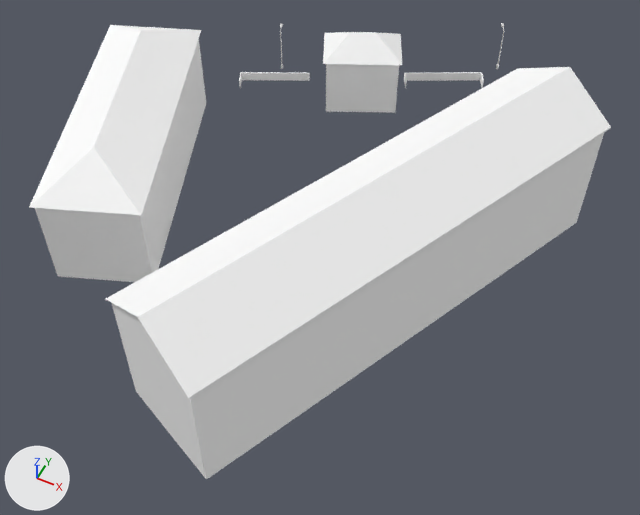
Renders of the glTF model cities/arlov-borggatan/pack/tiles/c-11_-4.glb from each side of a commit.
One viewpoint serves both versions: a 50 mm camera at (-586.3, -287.0, 72.2) aimed at (-614.4, -230.8, 1.9). Lighting does not change. The marker at lower left points along +X, +Y and +Z. The picture after the commit comes second. Where no turn or scale is listed for an object, it has been applied to the vertices. Vertices at exactly the same position are counted once.

Names of what the first picture shows: 'SM_Building_w365339616', 'SM_Building_w89610447', 'SM_Building_w89610459', 'SM_Street_Furniture_-11_-4', 'SM_Wall_Fence_-11_-4'.
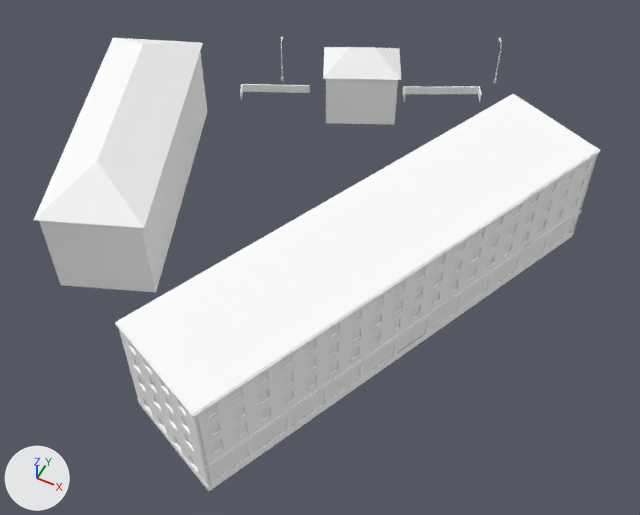
Location of each change, [x1, y1, x2, y2] in pixels of the pictures (640 x 515 px; the box of a moved part takes in the faces that stretch with it):
'SM_Building_w89610447', reshaped, moved, rescaled (70% narrower, 44% shorter)
    before: [29, 25, 611, 480]
    after: [34, 38, 208, 292]
'SM_Custom_w89610459', added
    after: [115, 94, 600, 491]
    faces in mat_m_roof_flat_gravel (white #ffffff): [117, 94, 599, 414]
    faces in mat_m_wall_plaster_rose_upper (white #ffffff): [118, 151, 597, 490]
    faces in mat_m_window_pane (white #ffffff): [131, 162, 588, 479]
    faces in mat_m_wall_plaster_rose_ground (white #ffffff): [130, 161, 589, 480]
    faces in mat_m_wall_brick_brown_blank (white #ffffff): [115, 95, 600, 418]
'SM_Building_w89610459', deleted
    before: [112, 69, 604, 476]
    faces in mat_m_wall_plaster_rose_upper (white #ffffff): [112, 116, 604, 454]
    faces in mat_m_wall_plaster_rose_ground (white #ffffff): [129, 194, 585, 476]
    faces in mat_m_wall_plaster_rose_blank (white #ffffff): [116, 69, 519, 367]
'SM_Building_w365339616', reshaped, moved, rescaled (65% wider, 235% taller)
    before: [323, 32, 402, 111]
    after: [323, 47, 454, 314]
'SM_Wall_Fence_-11_-4', moved
    before: [239, 72, 484, 88]
    after: [240, 84, 481, 102]
'SM_Street_Furniture_-11_-4', moved
    before: [280, 23, 504, 69]
    after: [281, 36, 502, 83]
part 1 of me_sm_building_w89610447, moved or reshaped
    before: [35, 39, 206, 280]
    after: [39, 53, 208, 292]
part 2 of me_sm_building_w89610447, moved or reshaped
    before: [29, 25, 201, 215]
    after: [34, 38, 203, 228]
part 3 of me_sm_building_w89610447, deleted
    before: [105, 67, 611, 399]
part 4 of me_sm_building_w89610447, deleted
    before: [136, 220, 577, 480]
part 5 of me_sm_building_w89610447, deleted
    before: [326, 110, 396, 113]
part 6 of me_sm_building_w89610447, deleted
    before: [57, 102, 206, 282]
part 7 of me_sm_building_w365339616, moved or reshaped
    before: [326, 64, 399, 111]
    after: [326, 79, 398, 125]
part 8 of me_sm_building_w365339616, moved or reshaped
    before: [323, 32, 402, 65]
    after: [323, 47, 401, 80]

The change, as a list of edits to the scene's bpy script:
```text
Change me_sm_building_w89610447:
    used by ob_sm_building_w89610447; location = (-620.2, -229.1, 10.2); scale = (29.6, 29.6, 29.6)
    remove me_sm_building_w89610447.from_pydata(...)  # 52 vertices, 54 faces; spans x -0.99..0.99, y -1.0..1.0, z -0.31..0.31
    add me_sm_building_w89610447.from_pydata(...)  # 18 vertices, 22 faces; spans x -0.65..0.65, y -1.0..1.0, z -0.41..0.41
    me_sm_building_w89610447 part 1: the loose piece of 12 vertices spanning x -0.97..-0.28, y -0.53..0.54, z -0.29..0.06 is scaled about its middle by 1.81, then moved by (0.63, 0.0, 0.02)
    me_sm_building_w89610447 part 2: the loose piece of 6 vertices spanning x -0.99..-0.27, y -0.55..0.56, z 0.05..0.16 is scaled about its middle by 1.81, then moved by (0.63, 0.0, 0.21)
    me_sm_building_w89610447 part 3: the loose piece of 10 vertices spanning x -0.08..0.99, y -1.0..0.7, z 0.17..0.31 is deleted
    me_sm_building_w89610447 part 4: the loose piece of 8 vertices spanning x -0.07..0.97, y -0.99..0.69, z -0.28..-0.26 is deleted
    me_sm_building_w89610447 part 5: the loose piece of 8 vertices spanning x -0.24..0.11, y 0.7..1.0, z -0.29..-0.28 is deleted
    me_sm_building_w89610447 part 6: the loose piece of 8 vertices spanning x -0.97..-0.28, y -0.53..0.54, z -0.31..-0.29 is deleted
    remove me_sm_building_w89610447.materials.append(mat_m_concrete)  # white #ffffff
Change me_sm_building_w365339616:
    used by ob_sm_building_w365339616; location = (-622.0, -204.0, 6.6); scale = (5.6, 5.6, 5.6)
    remove me_sm_building_w365339616.from_pydata(...)  # 14 vertices, 14 faces; spans x -1.0..1.0, y -0.87..0.87, z -0.85..0.85
    add me_sm_building_w365339616.from_pydata(...)  # 18 vertices, 16 faces; spans x -0.82..0.82, y -1.0..1.0, z -0.27..0.27
    me_sm_building_w365339616 part 7: the loose piece of 8 vertices spanning x -0.92..0.92, y -0.79..0.79, z -0.85..0.48 is scaled about its middle by 0.324, then moved by (-0.5, 0.72, 0.12)
    me_sm_building_w365339616 part 8: the loose piece of 6 vertices spanning x -1.0..1.0, y -0.87..0.87, z 0.44..0.85 is scaled about its middle by 0.324, then moved by (-0.5, 0.72, -0.43)
    other edits to the shape of me_sm_building_w365339616 do not show in these pictures
Change ob_sm_building_w89610447:
    ob_sm_building_w89610447.location: (-620.2, -229.1, 10.2) -> (-638.8, -229.0, 6.5)
    ob_sm_building_w89610447.scale: (29.6, 29.6, 29.6) -> (16.4, 16.4, 16.4)
Remove ob_sm_building_w89610459:
    ob_sm_building_w89610459 = bpy.data.objects.new('SM_Building_w89610459', me_sm_building_w89610459)
Change ob_sm_building_w365339616:
    ob_sm_building_w365339616.location: (-622.0, -204.0, 6.6) -> (-613.5, -216.4, 4.5)
    ob_sm_building_w365339616.scale: (5.6, 5.6, 5.6) -> (17.3, 17.3, 17.3)
Change ob_sm_street_furniture__11__4:
    ob_sm_street_furniture__11__4.location: (-621.4, -196.6, 5.0) -> (-621.4, -196.6, 3.0)
Change ob_sm_wall_fence__11__4:
    ob_sm_wall_fence__11__4.location: (-623.1, -201.7, 2.5) -> (-623.1, -201.7, 0.5)
Add ob_sm_custom_w89610459:
    ob_sm_custom_w89610459 = bpy.data.objects.new('SM_Custom_w89610459', me_sm_custom_w89610459)  # 8744 vertices, 9908 faces; spans x -15.5..15.5, y -24.9..24.9, z -6.4..6.4; in mat_m_wall_plaster_rose_upper (white #ffffff), mat_m_window_pane (white #ffffff), mat_m_wall_plaster_rose_ground (white #ffffff), mat_m_fixture_metal (white #ffffff), mat_m_wall_plaster_rose_blank (white #ffffff), mat_m_stonewall (white #ffffff), mat_m_wall_brick_brown_blank (white #ffffff), mat_m_roof_flat_gravel (white #ffffff), mat_m_roof_metal_blue (white #ffffff), mat_m_roof_metal_green (white #ffffff), mat_m_roof_metal_black (white #ffffff), mat_m_concrete (white #ffffff)
    ob_sm_custom_w89610459.location = (-606.8, -233.6, 6.2)
```
